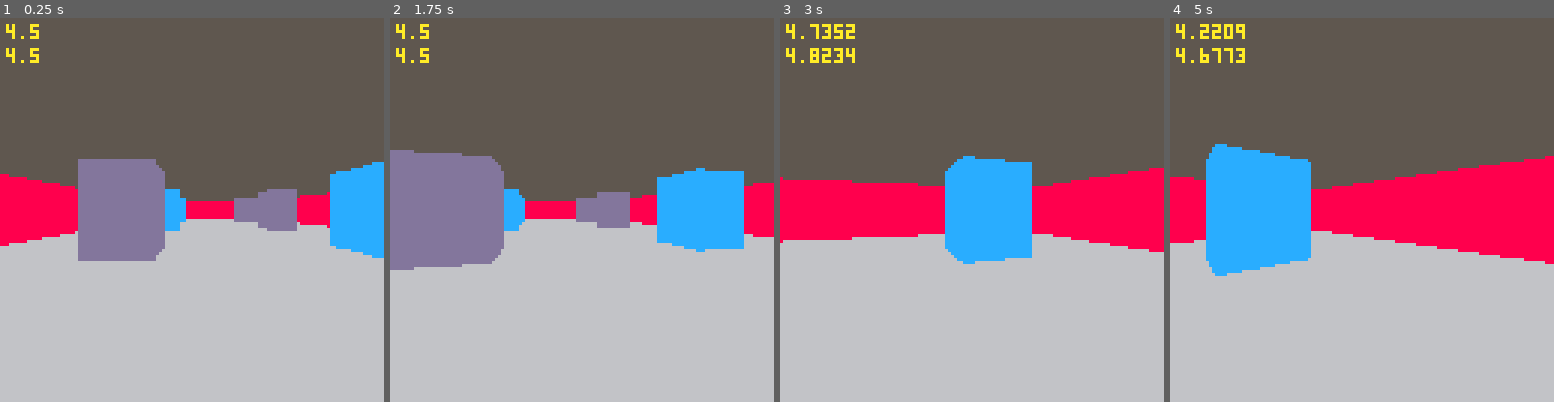
Above: before the commit, frames 1-4 (left to right).
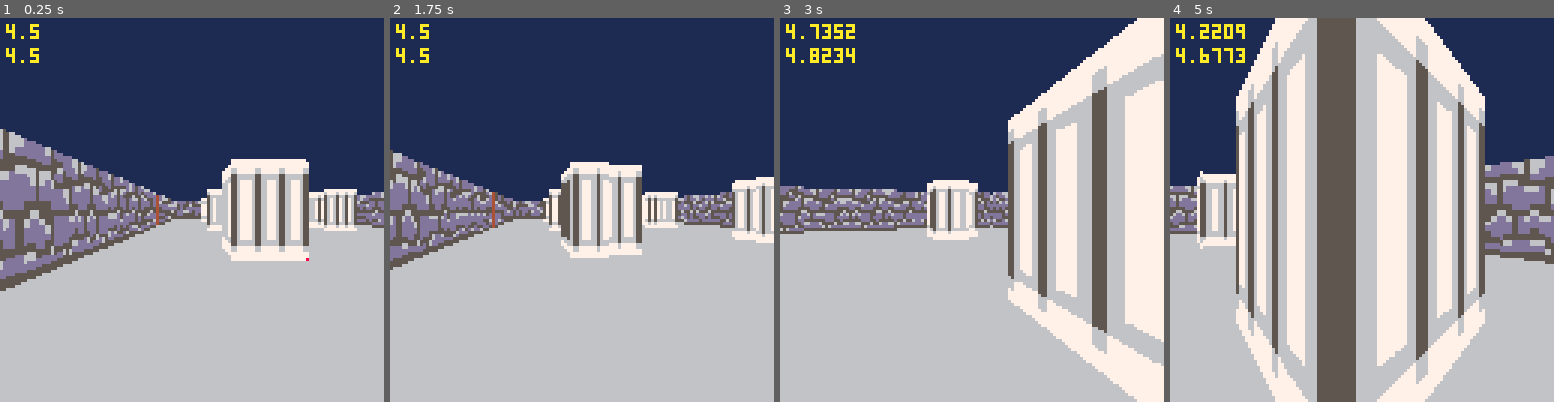
Above: after the commit, the same moments.

Repository: caudilci/legend-of-picorock
Game: PICO-8 cartridge picorock.p8
Same seed, same stepped clock (60 frames per second), same inputs: the game is played once before the commit and once after it.
Inputs:
- Up to frame 1 (0.25 s): no input
- Up to frame 2 (1.75 s): hold Right from 1.6 s (still down)
- Up to frame 3 (3 s): release Right at 2.1 s; hold Up 2.15-2.42 s; hold Right from 2.47 s (still down)
- Up to frame 4 (5 s): release Right at 3.03 s; hold Left 3.08-3.58 s; hold Down 3.63-3.97 s; hold Right 4.02-4.68 s; hold Up from 4.73 s (still down)

The runs differ from the first frame. In frame 1, 58% of the frame differs, in the area x 0-100%, y 0-72%; in frame 2, 57%; in frame 3, 65%; in frame 4, 69%, in the area x 0-100%, y 0-100%.

Commit message:
wall textures done, wip: enemy sprite drawing

Diff:
--- a/picorock.p8
+++ b/picorock.p8
@@ -8,6 +8,7 @@
 speed = 0.05
 h=40
 cs = {13,8,12}
+enemysprites = {0,96}
 
 function _init()
 
@@ -38,7 +39,7 @@
 end
 
 function _draw()
-    cls(5)
+    cls(1)
     rectfill(0,64,128,128,6)
     fov()
     print(px,2,2,10)
@@ -87,21 +88,147 @@
                 x+=ix
                 d=ox
                 ox+=dx
+                -- check colision
+                if mget(x,y)>0 or x<0 or x>20 or y<0 or y>20  then
+                    tw=flr(64-h/d/fac)
+                    bw=flr(64+h/d/fac)
+                    tline(i,tw, i, bw, (py+vy*d)%1*2+(mget(x,y)-1)*2,0,0,2/(bw-tw))
+                    break
+                end
             else --vertical intersection
                 y+=iy
                 d=oy
                 oy+=dy
+                -- check colision
+                if mget(x,y)>0 or x<0 or x>20 or y<0 or y>20  then
+                    tw=flr(64-h/d/fac)
+                    bw=flr(64+h/d/fac)
+                    tline(i,tw, i, bw, (px+vx*d)%1*2+(mget(x,y)-1)*2,0,0,2/(bw-tw))
+                    break
+                end
             end
-            -- check colision
-            if mget(x,y)>0 or x<0 or x>20 or y<0 or y>20  then
-                d*=fac -- straight line view
-                line(i,64-h/d, i, 64+h/d, cs[mget(x,y)])
-                break
-            end
         end
     end
 
 end
+
+function draw_enemy()
+    enemyx,enemyy=1.5,3.5
+    local dis = sqrt((px-enemyx)*(px-enemyx)+(py-enemyy)*(py-enemyy))
+    local angle =  arctan(px-enemyx, py-enemyy)
+    if abs(angle-pa) < 0.25 then
+        -- check if visible
+        for i=0,127 do
+
+        end
+       --sspr(enemysprites[1], enemysprites[2],16,16,)
+    end
+
+end
+…(104 lines of a section not shown)…
 
 
 
@@ -115,14 +242,16 @@
 0002020200000000000000000000000000000000000000000000000000000000000000000000000000000000000000000000000000000000000000000000000000000000000000000000000000000000000000000000000000000000000000000000000000000000000000000000000000000000000000000000000000000000
 0000000000000000000000000000000000000000000000000000000000000000000000000000000000000000000000000000000000000000000000000000000000000000000000000000000000000000000000000000000000000000000000000000000000000000000000000000000000000000000000000000000000000000
 __map__
+1011121314150000000000000000000000000000000000000000000000000000000000000000000000000000000000000000000000000000000000000000000000000000000000000000000000000000000000000000000000000000000000000000000000000000000000000000000000000000000000000000000000000000
+2021222324250000000000000000000000000000000000000000000000000000000000000000000000000000000000000000000000000000000000000000000000000000000000000000000000000000000000000000000000000000000000000000000000000000000000000000000000000000000000000000000000000000
+0202020202020202020202020102020202020202000000000000000000000000000000000000000000000000000000000000000000000000000000000000000000000000000000000000000000000000000000000000000000000000000000000000000000000000000000000000000000000000000000000000000000000000
+0200000000000000000000000000000000000002000000000000000000000000000000000000000000000000000000000000000000000000000000000000000000000000000000000000000000000000000000000000000000000000000000000000000000000000000000000000000000000000000000000000000000000000
+0200000000000000000000000000000000000002000000000000000000000000000000000000000000000000000000000000000000000000000000000000000000000000000000000000000000000000000000000000000000000000000000000000000000000000000000000000000000000000000000000000000000000000
+0200000300000003000000030000000300000002000000000000000000000000000000000000000000000000000000000000000000000000000000000000000000000000000000000000000000000000000000000000000000000000000000000000000000000000000000000000000000000000000000000000000000000000
+0200000000000000000000000000000000000002000000000000000000000000000000000000000000000000000000000000000000000000000000000000000000000000000000000000000000000000000000000000000000000000000000000000000000000000000000000000000000000000000000000000000000000000
+0200000000000000000000000000000000000002000000000000000000000000000000000000000000000000000000000000000000000000000000000000000000000000000000000000000000000000000000000000000000000000000000000000000000000000000000000000000000000000000000000000000000000000
+0200000000000000000000000000000000000002000000000000000000000000000000000000000000000000000000000000000000000000000000000000000000000000000000000000000000000000000000000000000000000000000000000000000000000000000000000000000000000000000000000000000000000000
+0200000300000003000000030000000300000002000000000000000000000000000000000000000000000000000000000000000000000000000000000000000000000000000000000000000000000000000000000000000000000000000000000000000000000000000000000000000000000000000000000000000000000000
+0200000000000000000000000000000000000002000000000000000000000000000000000000000000000000000000000000000000000000000000000000000000000000000000000000000000000000000000000000000000000000000000000000000000000000000000000000000000000000000000000000000000000000
+0200000000000000000000000000000000000002000000000000000000000000000000000000000000000000000000000000000000000000000000000000000000000000000000000000000000000000000000000000000000000000000000000000000000000000000000000000000000000000000000000000000000000000
 0202020202020202020202020202020202020202000000000000000000000000000000000000000000000000000000000000000000000000000000000000000000000000000000000000000000000000000000000000000000000000000000000000000000000000000000000000000000000000000000000000000000000000
-0200000000000000000000000000000000000002000000000000000000000000000000000000000000000000000000000000000000000000000000000000000000000000000000000000000000000000000000000000000000000000000000000000000000000000000000000000000000000000000000000000000000000000
-0200000000000000000000000000000000000002000000000000000000000000000000000000000000000000000000000000000000000000000000000000000000000000000000000000000000000000000000000000000000000000000000000000000000000000000000000000000000000000000000000000000000000000
-0200000100000001000000030000000300000002000000000000000000000000000000000000000000000000000000000000000000000000000000000000000000000000000000000000000000000000000000000000000000000000000000000000000000000000000000000000000000000000000000000000000000000000
-0200000000000000000000000000000000000002000000000000000000000000000000000000000000000000000000000000000000000000000000000000000000000000000000000000000000000000000000000000000000000000000000000000000000000000000000000000000000000000000000000000000000000000
-0200000000000000000000000000000000000002000000000000000000000000000000000000000000000000000000000000000000000000000000000000000000000000000000000000000000000000000000000000000000000000000000000000000000000000000000000000000000000000000000000000000000000000
-0200000000000000000000000000000000000002000000000000000000000000000000000000000000000000000000000000000000000000000000000000000000000000000000000000000000000000000000000000000000000000000000000000000000000000000000000000000000000000000000000000000000000000
-0200000300000003000000010000000100000002000000000000000000000000000000000000000000000000000000000000000000000000000000000000000000000000000000000000000000000000000000000000000000000000000000000000000000000000000000000000000000000000000000000000000000000000
-0200000000000000000000000000000000000002000000000000000000000000000000000000000000000000000000000000000000000000000000000000000000000000000000000000000000000000000000000000000000000000000000000000000000000000000000000000000000000000000000000000000000000000
-0200000000000000000000000000000000000002000000000000000000000000000000000000000000000000000000000000000000000000000000000000000000000000000000000000000000000000000000000000000000000000000000000000000000000000000000000000000000000000000000000000000000000000
-0202020202020202020202020202020202020202000000000000000000000000000000000000000000000000000000000000000000000000000000000000000000000000000000000000000000000000000000000000000000000000000000000000000000000000000000000000000000000000000000000000000000000000
Not shown, changed: 104 lines of the sprite sheet (__gfx__) section of picorock.p8
